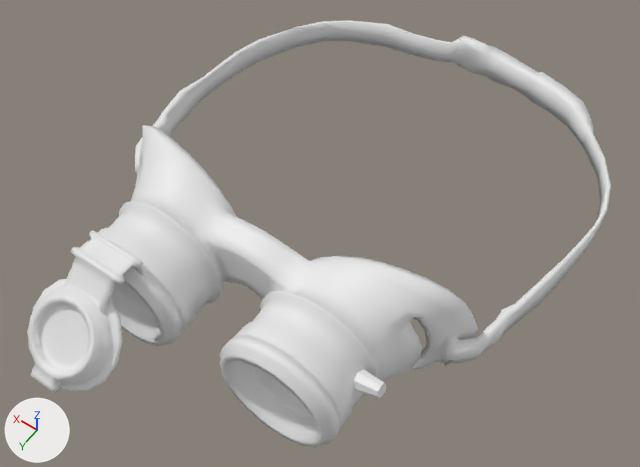
Renders of the glTF model client/public/3DAssets/glasses/steampunkGlasses/steampunkGlasses.gltf from each side of a commit.
Before and after are seen from a 50 mm lens placed at (-1.11, 1.61, 2.35), pointed at (-0.01, 0.08, -0.05). Lighting does not change. The marker at lower left points along +X, +Y and +Z. Vertices at the same position are counted once.

Objects in the first picture: 'steampunkGlasses'.
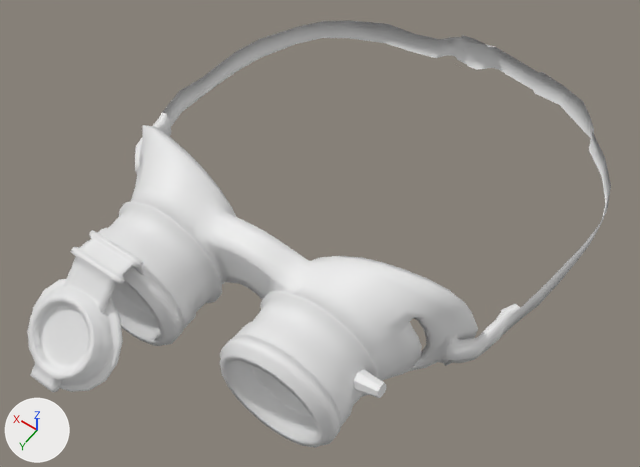
Location of each change, (x1, y1, x2, y2) in pixels of the pictures (640 x 467 px):
part 1 of me_defaultmaterial_010, cut back: before (163, 20, 611, 308); after (437, 37, 499, 70)

What changed in the scene script:
```text
Change me_defaultmaterial_010:
    used by ob_steampunkglasses; location = (0.0, 0.0, 0.0)
    remove me_defaultmaterial_010.from_pydata(...)  # 2543 vertices, 5080 faces; spans x -0.79..0.79, y -1.05..1.05, z -0.25..0.25
    add me_defaultmaterial_010.from_pydata(...)  # 2437 vertices, 4781 faces; spans x -0.79..0.79, y -1.05..1.05, z -0.25..0.25
    me_defaultmaterial_010 part 1
    113 vertices are removed from x -0.78..0.77, y -1.05..0.0, z -0.1..0.04
    317 faces are deleted
    2 vertices move from x 0.08..0.1, y -0.98..-0.97, z -0.04 to x 0.1..0.12, y -1.0..-0.98, z -0.04
    7 vertices are added at x -0.08..0.12, y -1.05..-0.98, z -0.08..0.02
    18 new faces join them
```
